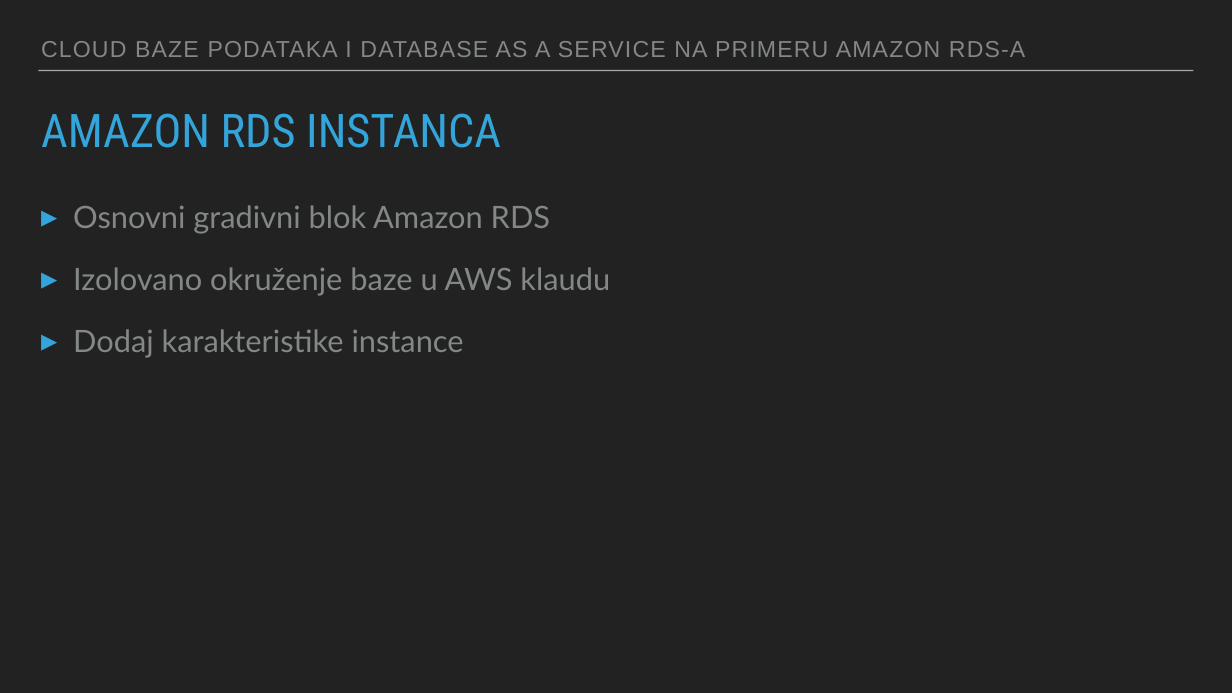
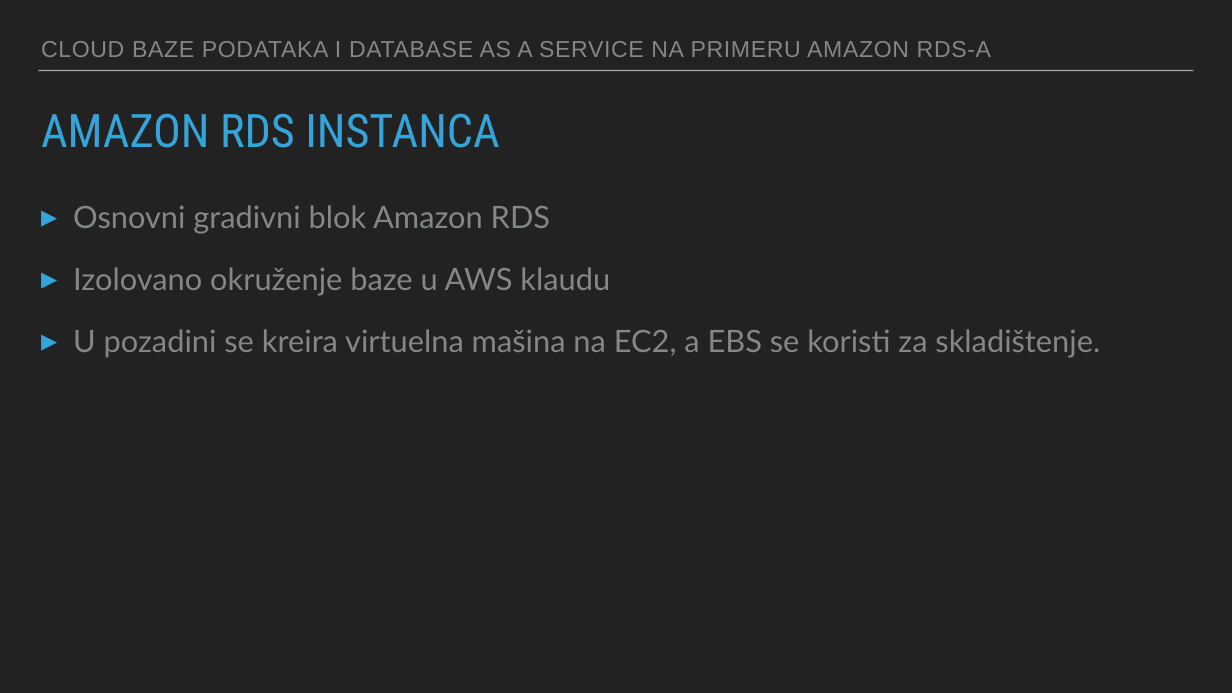
Before and after one commit to svetlanamancic/Amazon-RDS---Cloud-Databases-And-Database-as-a-Service-, a slide deck: slide 5 of Cloud baze podataka i database as a service na primeru Amazon RDS-a.pptx. Drawn at 1232x693 pixels with LibreOffice and Linux fonts; fonts in the diff are those of the drawing. Boxes give left, top, right and bottom in pixels: in the first picture for what was removed or moved away, otherwise in the second. Text is boxed around its words. In the diff, an @@ line names an element or a change of style, - is before the commit and + after.

```diff
--- a/Cloud baze podataka i database as a service na primeru Amazon RDS-a.pptx
+++ b/Cloud baze podataka i database as a service na primeru Amazon RDS-a.pptx
@@ text "CLOUD BAZE PODATAKA I DATABASE ..." at box(41, 41, 991, 57): letter spacing 1.8 to 1 pt @@
@@ title "AMAZON RDS INSTANCA" at box(41, 113, 499, 148): size 72.2 to 72 pt @@
@@ text at box(73, 329, 1100, 358): text changed @@
-▸ Dodaj karakteristike instance
+▸ U pozadini se kreira virtuelna mašina na EC2, a EBS se koristi za skladištenje.
```
Also in this commit, not shown: 15 other slides changed, 2 other files.
